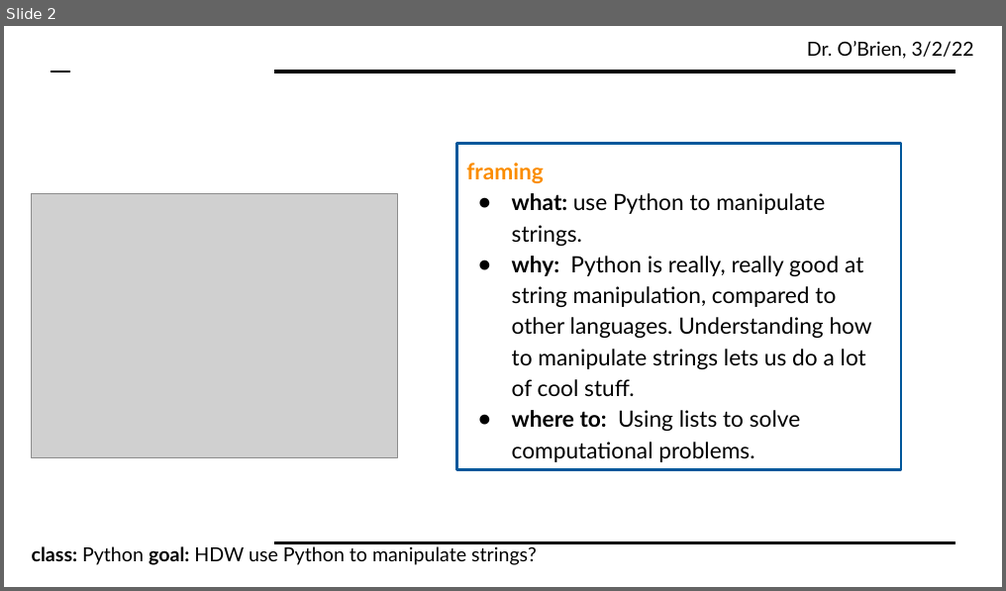
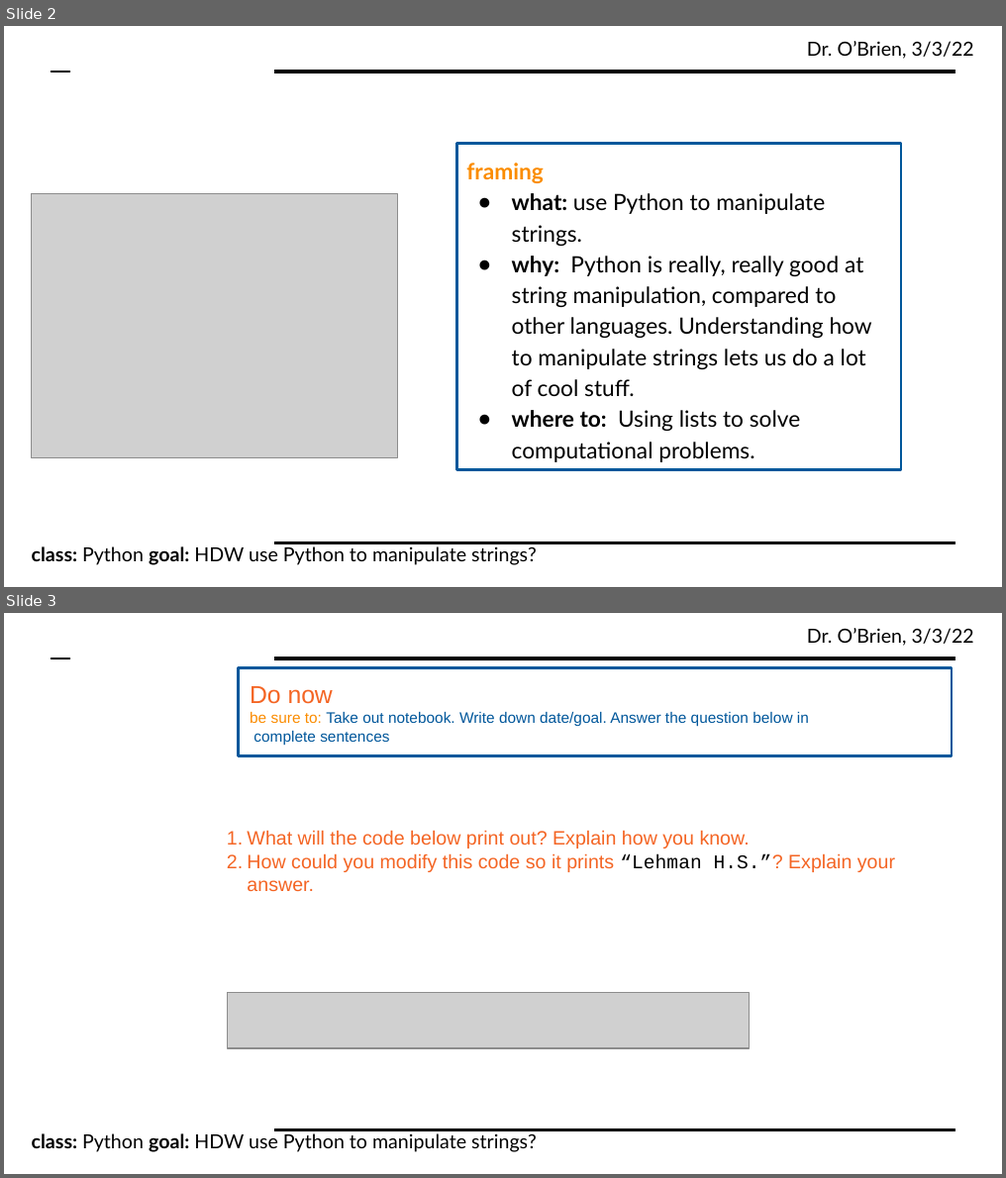
Before and after one commit to cobrien87/work, a slide deck: print/python2_4_3.pptx. Shown one above the other, each under a label of ours: slide 2 before the commit, slides 2 and 3 after it. The pictures are 1006x591 and 1006x1178 pixels, drawn with LibreOffice and Linux fonts; fonts in the diff are those of the drawing; grey boxes stand for pictures; background and template pictures are left out. Boxes give left, top, right and bottom in pixels: in the first picture for what was removed or moved away, otherwise in the second. Text is boxed around its words. In the diff, an @@ line names an element or a change of style, - is before the commit and + after.

```diff
--- a/print/python2_4_3.pptx
+++ b/print/python2_4_3.pptx
@@ slide 3 added at (4, 613, 1002, 1174), background #FFFFFF; not listed: 5 template elements that a slide beside it also shows @@
@@ rectangle added at (239, 667, 952, 757), fill #FFFFFF, outline #01579B 2 pt @@
@@ text added at (250, 686, 809, 745), 11 pt, text #01579B @@
+Do now
+be sure to: Take out notebook. Write down date/goal. Answer the question below in
+complete sentences
@@ text added at (247, 830, 895, 872), 14 pt, text #F46524 @@
+1. What will the code below print out? Explain how you know.
+2. How could you modify this code so it prints “Lehman H.S.”? Explain your answer.
@@ picture added at (228, 993, 749, 1049) @@
@@ slide 2 changed as well @@
@@ text at (807, 41, 974, 59): text changed @@
-Dr. O’Brien, 3/2/22
+Dr. O’Brien, 3/3/22
```
Also in this commit, not shown: 4 other slides changed, 1 slide removed, 17 other files.
